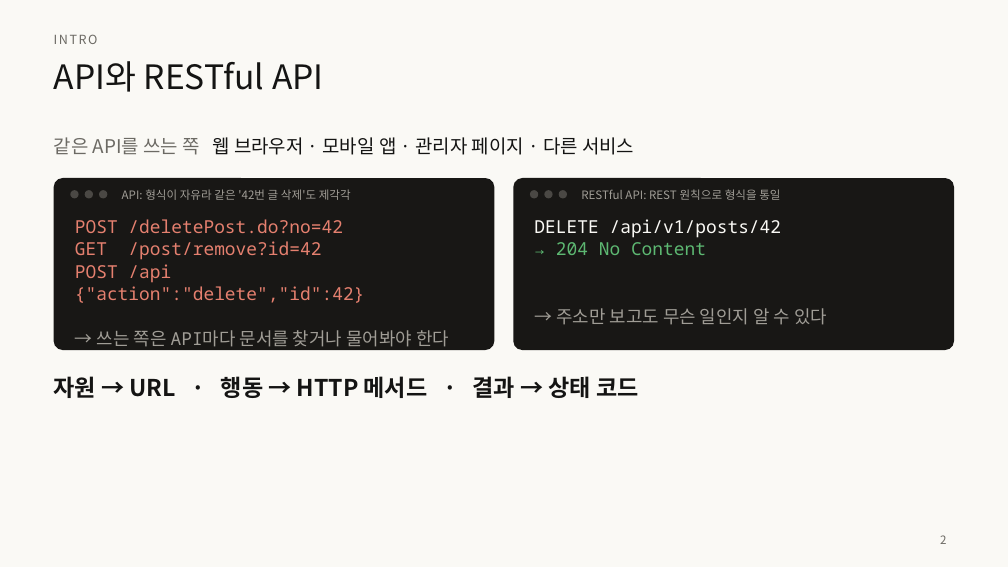
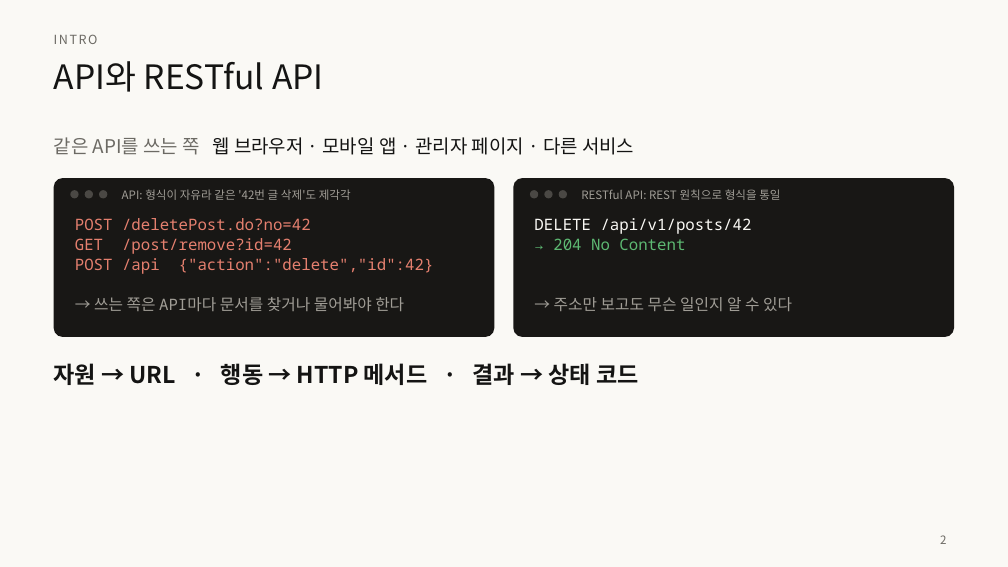
Before and after one commit to home-blog/docs-RESTful, a slide deck: slide 2 of 발표/RESTful-API-설계.pptx. Drawn at 1008x567 pixels with LibreOffice and Linux fonts; fonts in the diff are those of the drawing. Boxes give left, top, right and bottom in pixels: in the first picture for what was removed or moved away, otherwise in the second. Text is boxed around its words. In the diff, an @@ line names an element or a change of style, - is before the commit and + after.

```diff
--- a/발표/RESTful-API-설계.pptx
+++ b/발표/RESTful-API-설계.pptx
@@ rounded rectangle: place and size @@
-rounded rectangle at box(54, 178, 495, 350)
+rounded rectangle at box(54, 178, 495, 337)
@@ rounded rectangle at box(54, 178, 495, 337): proportions changed @@
@@ rounded rectangle at box(513, 178, 954, 337): proportions changed @@
@@ rounded rectangle: place and size @@
-rounded rectangle at box(513, 178, 954, 350)
+rounded rectangle at box(513, 178, 954, 337)
@@ text "POST /deletePost.do?no=42" at box(75, 218, 434, 311): size 17 to 15 pt @@
@@ text "DELETE /api/v1/posts/42" at box(534, 218, 792, 311): size 17 to 15 pt @@
@@ text "자원 → URL · 행동 ...": place and size @@
-text "자원 → URL · 행동 ..." at box(54, 376, 638, 398)
+text "자원 → URL · 행동 ..." at box(54, 363, 638, 385)
```
Also in this commit, not shown: 2 other files.
